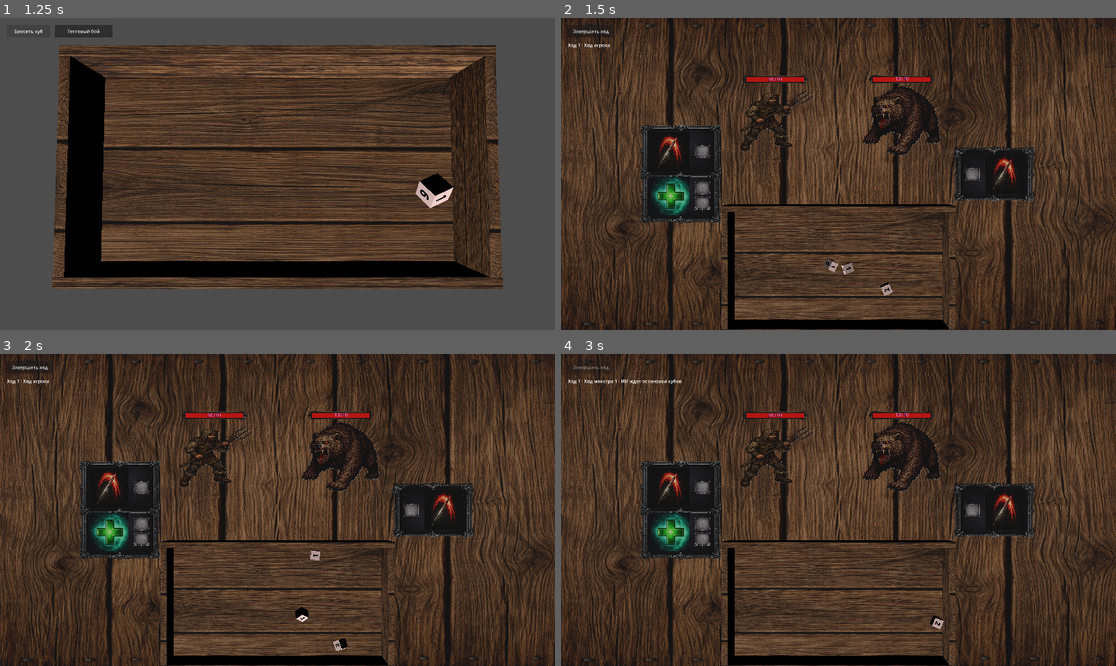
Above: before the commit, frames 1-4 (two rows, left to right).
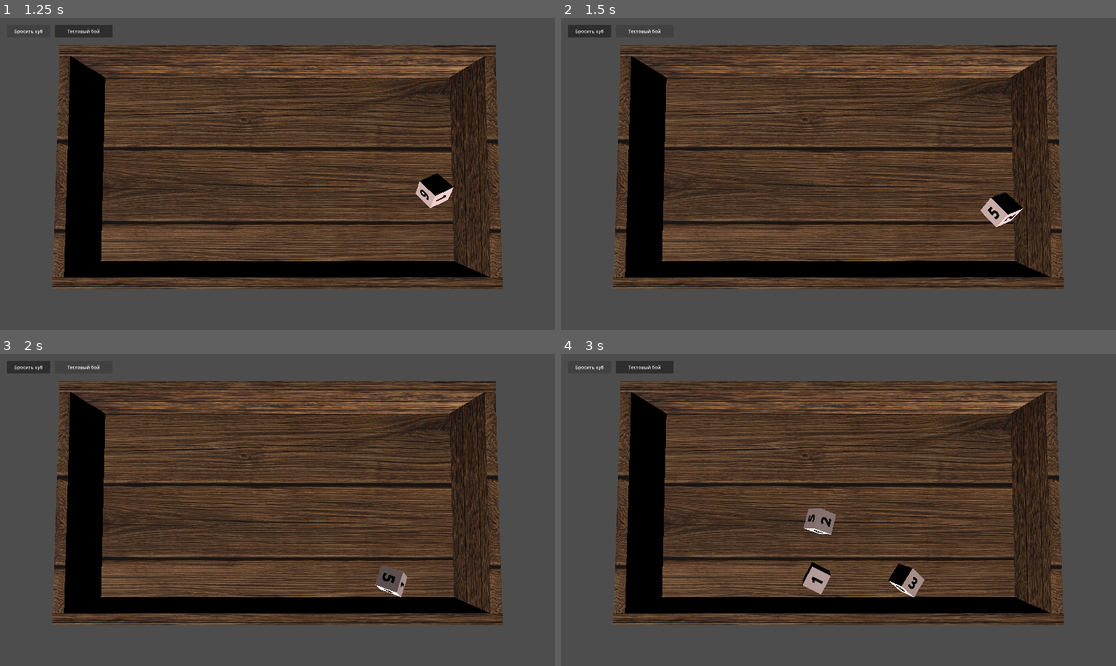
Above: after the commit, the same moments.

Repository: olegbogai-web/dicegame
Game: Godot game, scene res://scenes/board.tscn
Two runs of this game, one before a commit and one after it. Both use one fixed random seed, a clock stepped at 60 frames per second and the inputs below.
Inputs (mouse positions are in pixels of both pictures, inside the frame that each line leads up to):
- Up to frame 1 (1.25 s): click "Бросить куб" at 0.5 s
- Up to frame 2 (1.5 s): click "Тестовый бой" at 1.25 s
- Up to frame 3 (2 s): no input
- Up to frame 4 (3 s): click (588, 366) at 2 s, where only the run before the commit has a clickable "Завершить ход"; click (588, 366) at 2.75 s, where only the run after the commit has a clickable "Бросить куб"

Frame 1 is identical in both runs. In frame 2, 74% of the frame differs, in the area x 0-100%, y 0-100%; in frame 3, 74%; in frame 4, 75%.

Commit message:
Revert "Адаптация логики боя под новый шаблон стола (new_battle_table.tscn)"

Diff:
--- a/content/rooms/subclasses/battle_room.gd
+++ b/content/rooms/subclasses/battle_room.gd
@@ -10,13 +10,13 @@
 const BattleTurnRuntime = preload("res://content/combat/runtime/battle_turn_runtime.gd")
 const BattleEffectRuntime = preload("res://content/combat/runtime/battle_effect_runtime.gd")
 
-const PLAYER_SPRITE_POSITION := Vector3(-3.0, 0.01, -2.5)
-const PLAYER_SPRITE_SCALE := Vector3(2.0, 2.0, 2.0)
-const MONSTER_SPRITE_POSITION := Vector3(3.0, 0.01, -2.5)
-const MONSTER_SPRITE_SCALE := Vector3(2.0, 2.0, 2.0)
-const PLAYER_ABILITY_FRAME_POSITION := Vector3(-7.5, 0.01, 0.0)
-const MONSTER_ABILITY_FRAME_POSITION := Vector3(7.4, 0.01, 0.0)
-const STACK_SPACING_Z := 2.1
+const PLAYER_SPRITE_POSITION := Vector3(-6.7, 0.41, 0.0)
+const PLAYER_SPRITE_SCALE := Vector3(1.2, 1.2, 1.2)
+const MONSTER_SPRITE_POSITION := Vector3(6.7, 0.41, 0.0)
+const MONSTER_SPRITE_SCALE := Vector3(1.25, 1.25, 1.25)
+const PLAYER_ABILITY_FRAME_POSITION := Vector3(-4.25, 0.405, 0.0)
+const MONSTER_ABILITY_FRAME_POSITION := Vector3(4.25, 0.405, 0.0)
+const STACK_SPACING_Z := 1.85
 const DICE_PLACE_Z_POSITIONS := [-0.557, -0.007, 0.55]
 
 
--- a/scenes/battle_table.gd
+++ b/scenes/battle_table.gd
@@ -24,15 +24,14 @@
 const ACTIVATION_ANIMATION_DURATION := 0.5
 const ACTIVATION_TARGET_LIFT_Y := 0.4
 
-@onready var _camera: Camera3D = get_node_or_null(^"battle_camera") as Camera3D
+@onready var _camera: Camera3D = $Camera3D
 @onready var _board: BoardController = $board
-@onready var _battle_floor: MeshInstance3D = get_node_or_null(^"floor") as MeshInstance3D
-@onready var _left_floor: MeshInstance3D = get_node_or_null(^"left_floor") as MeshInstance3D
-@onready var _right_floor: MeshInstance3D = get_node_or_null(^"right_floor") as MeshInstance3D
+@onready var _left_floor: MeshInstance3D = $left_floor
+@onready var _right_floor: MeshInstance3D = $right_floor
 @onready var _player_sprite: MeshInstance3D = $player_sprite
 @onready var _monster_sprite_template: MeshInstance3D = $monster_sprite
-@onready var _player_ability_template: MeshInstance3D = get_node_or_null(^"ability_frame") as MeshInstance3D
-@onready var _monster_ability_template: MeshInstance3D = get_node_or_null(^"ability_frame2") as MeshInstance3D
+@onready var _player_ability_template: MeshInstance3D = $ability_frame
+@onready var _monster_ability_template: MeshInstance3D = $ability_frame2
 @onready var _end_turn_button: Button = $UI/EndTurnButton
 @onready var _turn_status_label: Label = $UI/TurnStatusLabel
 
@@ -52,9 +51,6 @@
 
 func _ready() -> void:
 	set_physics_process(true)
-	if _camera != null:
-		_camera.current = true
-	_hide_board_debug_controls()
 	if _end_turn_button != null and not _end_turn_button.pressed.is_connected(_on_end_turn_button_pressed):
 		_end_turn_button.pressed.connect(_on_end_turn_button_pressed)
 	if battle_room_data == null:
@@ -122,12 +118,8 @@
 
 
 func _apply_floor_textures() -> void:
-	if _left_floor != null and _right_floor != null and _left_floor != _right_floor:
-		_apply_texture_to_mesh(_left_floor, battle_room_data.left_floor_texture)
-		_apply_texture_to_mesh(_right_floor, battle_room_data.right_floor_texture)
-		return
-	var resolved_floor := _battle_floor if _battle_floor != null else (_right_floor if _right_floor != null else _left_floor)
-	_apply_texture_to_mesh(resolved_floor, battle_room_data.right_floor_texture if battle_room_data.right_floor_texture != null else battle_room_data.left_floor_texture)
+	_apply_texture_to_mesh(_left_floor, battle_room_data.left_floor_texture)
+	_apply_texture_to_mesh(_right_floor, battle_room_data.right_floor_texture)
 
 
 func _apply_player_sprite() -> void:
@@ -764,8 +756,7 @@
 					return {
 						"kind": &"all_monsters",
 					}
-			var target_floor := _get_enemy_target_floor()
-			if _screen_point_hits_mesh(target_floor, screen_point):
+			if _screen_point_hits_mesh(_right_floor, screen_point):
 				return {
 					"kind": &"all_monsters",
 				}
@@ -1042,27 +1033,6 @@
 	_turn_status_label.text = "Ожидание боя"
 
 
-
-
-func _hide_board_debug_controls() -> void:
-	if _board == null:
-		return
-	var throw_button := _board.get_node_or_null(^"UI/ThrowDiceButton") as Button
-	if throw_button != null:
-		throw_button.visible = false
-	var test_battle_button := _board.get_node_or_null(^"UI/TestBattleButton") as Button
-	if test_battle_button != null:
-		test_battle_button.visible = false
-
-
-func _get_enemy_target_floor() -> MeshInstance3D:
-	if _right_floor != null:
-		return _right_floor
-	if _battle_floor != null:
-		return _battle_floor
-	return _left_floor
-
-
 func _project_mouse_to_horizontal_plane(plane_y: float) -> Vector3:
 	var mouse_position := get_viewport().get_mouse_position()
 	var ray_origin := _camera.project_ray_origin(mouse_position)
--- a/scenes/new_battle_table.tscn
+++ b/scenes/new_battle_table.tscn
@@ -1,7 +1,6 @@
 [gd_scene format=3 uid="uid://bmhmm75b4swd3"]
 
 [ext_resource type="PackedScene" uid="uid://0ssqyi084mdh" path="res://scenes/board.tscn" id="1_47dlb"]
-[ext_resource type="Script" path="res://scenes/battle_table.gd" id="2_battle"]
 [ext_resource type="Texture2D" uid="uid://dxoj7vm840xgf" path="res://assets/material/dangeon_floor_2.png" id="3_5yklm"]
 [ext_resource type="Texture2D" uid="uid://b6ojmoowtta8k" path="res://assets/ui/base_frame_mid_v2.png" id="4_euvx7"]
 [ext_resource type="Texture2D" uid="uid://bjpqv8q13kqq7" path="res://assets/ui/base_frame_mid.png" id="5_ovkts"]
@@ -70,7 +69,6 @@
 [sub_resource type="PlaneMesh" id="PlaneMesh_v2h1w"]
 
 [node name="Node3D" type="Node3D" unique_id=2051974326]
-script = ExtResource("2_battle")
 
 [node name="board" parent="." unique_id=1670483730 instance=ExtResource("1_47dlb")]
 transform = Transform3D(1.3, 0, 0, 0, 1.3, 0, 0, 0, 1.3, 0, 0.11484551, 4.2813234)
@@ -139,68 +137,52 @@
 text = "0/0"
 outline_size = 4
 
-[node name="ability_frame" type="MeshInstance3D" parent="." unique_id=1613474097]
+[node name="ability_frame2" type="MeshInstance3D" parent="." unique_id=1613474097]
 transform = Transform3D(1.95, 0, 0, 0, 1.3, 0, 0, 0, 1.3, -7.5, 0.01, 0)
 material_override = SubResource("StandardMaterial3D_h74a6")
 mesh = SubResource("PlaneMesh_4tpf0")
 
-[node name="dice_place1" type="MeshInstance3D" parent="ability_frame" unique_id=41997925]
+[node name="dice_place1" type="MeshInstance3D" parent="ability_frame2" unique_id=41997925]
 transform = Transform3D(0.2, 0, 0, 0, 0.2, 0, 0, 0, 0.25, 0.53, 0.01, -0.557)
 material_override = SubResource("StandardMaterial3D_4krft")
 mesh = SubResource("PlaneMesh_n02mj")
 
-[node name="dice_place2" type="MeshInstance3D" parent="ability_frame" unique_id=1387767525]
+[node name="dice_place2" type="MeshInstance3D" parent="ability_frame2" unique_id=1387767525]
 transform = Transform3D(0.2, 0, 0, 0, 0.2, 0, 0, 0, 0.25, 0.53, 0.01, -0.007)
 material_override = SubResource("StandardMaterial3D_4krft")
 mesh = SubResource("PlaneMesh_n02mj")
 
-[node name="dice_place3" type="MeshInstance3D" parent="ability_frame" unique_id=1715978048]
+[node name="dice_place3" type="MeshInstance3D" parent="ability_frame2" unique_id=1715978048]
 transform = Transform3D(0.2, 0, 0, 0, 0.2, 0, 0, 0, 0.25, 0.53, 0.01, 0.55)
 material_override = SubResource("StandardMaterial3D_4krft")
 mesh = SubResource("PlaneMesh_n02mj")
 
-[node name="player_ability" type="MeshInstance3D" parent="ability_frame" unique_id=1735042967]
+[node name="player_ability" type="MeshInstance3D" parent="ability_frame2" unique_id=1735042967]
 transform = Transform3D(0, 0, 0.48148146, 0, 0.7222223, 0, -0.7222223, 0, 0, -0.25925922, 0.0055555403, 0)
 material_override = SubResource("StandardMaterial3D_y5gjq")
 mesh = SubResource("PlaneMesh_v2h1w")
 
-[node name="ability_frame2" type="MeshInstance3D" parent="." unique_id=179293505]
+[node name="ability_frame3" type="MeshInstance3D" parent="." unique_id=179293505]
 transform = Transform3D(-1.95, 0, -1.13649605e-07, 0, 1.3, 0, 1.7047442e-07, 0, -1.3, 7.4, 0.01, 0)
 material_override = SubResource("StandardMaterial3D_h74a6")
 mesh = SubResource("PlaneMesh_4tpf0")
 
-[node name="dice_place1" type="MeshInstance3D" parent="ability_frame2" unique_id=631043695]
+[node name="dice_place1" type="MeshInstance3D" parent="ability_frame3" unique_id=631043695]
 transform = Transform3D(0.2, 0, 0, 0, 0.2, 0, 0, 0, 0.25, 0.53, 0.01, -0.557)
 material_override = SubResource("StandardMaterial3D_4krft")
 mesh = SubResource("PlaneMesh_n02mj")
 
-[node name="dice_place2" type="MeshInstance3D" parent="ability_frame2" unique_id=779250159]
+[node name="dice_place2" type="MeshInstance3D" parent="ability_frame3" unique_id=779250159]
 transform = Transform3D(0.2, 0, 0, 0, 0.2, 0, 0, 0, 0.25, 0.53, 0.01, -0.007)
 material_override = SubResource("StandardMaterial3D_4krft")
 mesh = SubResource("PlaneMesh_n02mj")
 
-[node name="dice_place3" type="MeshInstance3D" parent="ability_frame2" unique_id=10521480]
+[node name="dice_place3" type="MeshInstance3D" parent="ability_frame3" unique_id=10521480]
 transform = Transform3D(0.2, 0, 0, 0, 0.2, 0, 0, 0, 0.25, 0.53, 0.01, 0.55)
 material_override = SubResource("StandardMaterial3D_4krft")
 mesh = SubResource("PlaneMesh_n02mj")
 
-[node name="player_ability" type="MeshInstance3D" parent="ability_frame2" unique_id=808252641]
+[node name="player_ability" type="MeshInstance3D" parent="ability_frame3" unique_id=808252641]
 transform = Transform3D(-3.156934e-08, 0, -0.48148146, 0, 0.7222223, 0, 0.7222223, 0, -2.1046223e-08, -0.25925922, 0.0055555403, 0)
 material_override = SubResource("StandardMaterial3D_y5gjq")
 mesh = SubResource("PlaneMesh_v2h1w")
-
-[node name="UI" type="CanvasLayer" parent="."]
-
-[node name="EndTurnButton" type="Button" parent="UI"]
-offset_left = 24.0
-offset_top = 24.0
-offset_right = 184.0
-offset_bottom = 68.0
-text = "Завершить ход"
-
-[node name="TurnStatusLabel" type="Label" parent="UI"]
-offset_left = 24.0
-offset_top = 82.0
-offset_right = 560.0
-offset_bottom = 116.0
-text = "Ожидание боя"
--- a/ui/scripts/board_controller.gd
+++ b/ui/scripts/board_controller.gd
@@ -7,7 +7,7 @@
 @export_category("Board References")
 @export var floor_path: NodePath = ^"floor"
 @export var default_dice_scene: PackedScene
-@export_file("*.tscn") var test_battle_scene_path := "res://scenes/new_battle_table.tscn"
+@export_file("*.tscn") var test_battle_scene_path := "res://scenes/battle_table.tscn"
 
 @export_category("Spawn Bounds")
 @export var spawn_bounds_margin: Vector2 = Vector2(0.15, 0.15)
